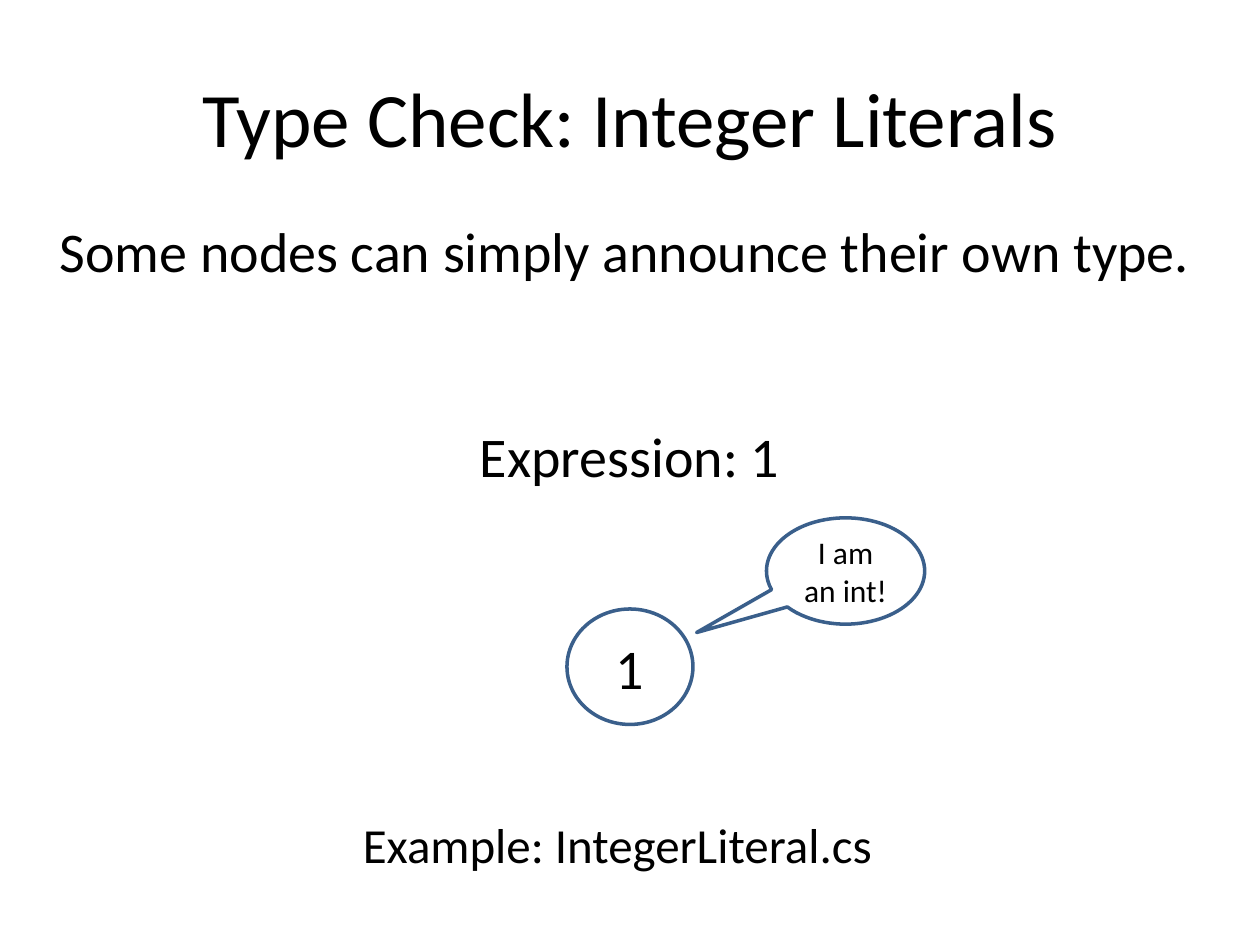
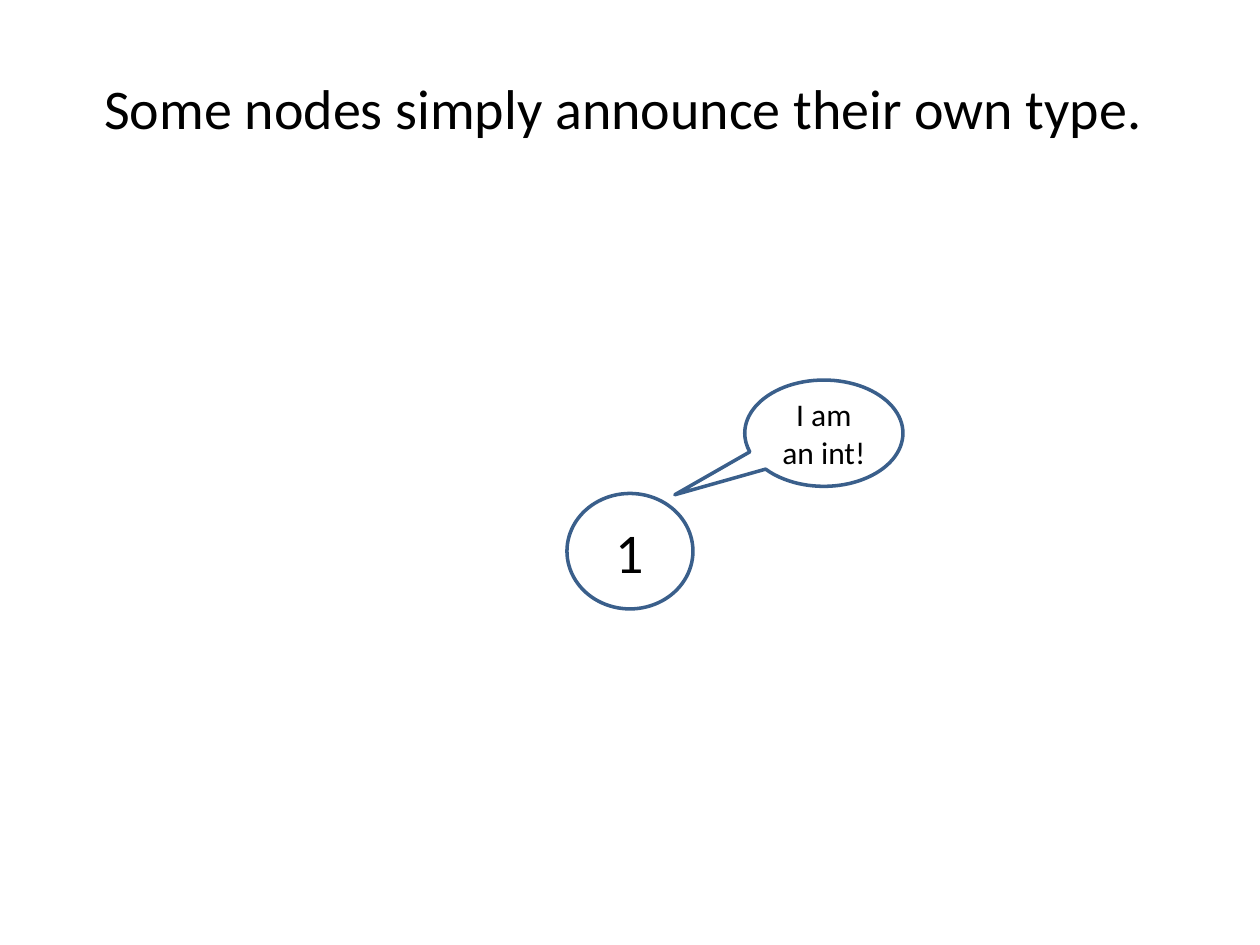
Before and after one commit to plioi/presentations, a slide deck: slide 12 of BuildingALanguage/BuildingALanguage.pptx (slide 11 before the commit). Drawn at 1260x945 pixels with LibreOffice and Linux fonts; fonts in the diff are those of the drawing. Boxes give left, top, right and bottom in pixels: in the first picture for what was removed or moved away, otherwise in the second. Text is boxed around its words. In the diff, an @@ line names an element or a change of style, - is before the commit and + after.

```diff
--- a/BuildingALanguage/BuildingALanguage.pptx
+++ b/BuildingALanguage/BuildingALanguage.pptx
@@ text at (104, 90, 1141, 138): text changed @@
-Some nodes can simply announce their own type.
+Some nodes simply announce their own type.
@@ title removed at (202, 93, 1056, 161) @@
-Type Check: Integer Literals
@@ speech bubble "I am an int!": place and size @@
-speech bubble "I am an int!" at (766, 518, 925, 624)
+speech bubble "I am an int!" at (745, 381, 903, 486)
@@ text removed at (480, 438, 779, 486) @@
-Expression: 1
@@ ellipse "1": place and size @@
-ellipse "1" at (567, 609, 693, 724)
+ellipse "1" at (567, 494, 693, 610)
@@ text removed at (363, 829, 872, 872) @@
-Example: IntegerLiteral.cs
```
Also in this commit, not shown: 10 other slides changed, 2 slides added, 1 slide removed.
